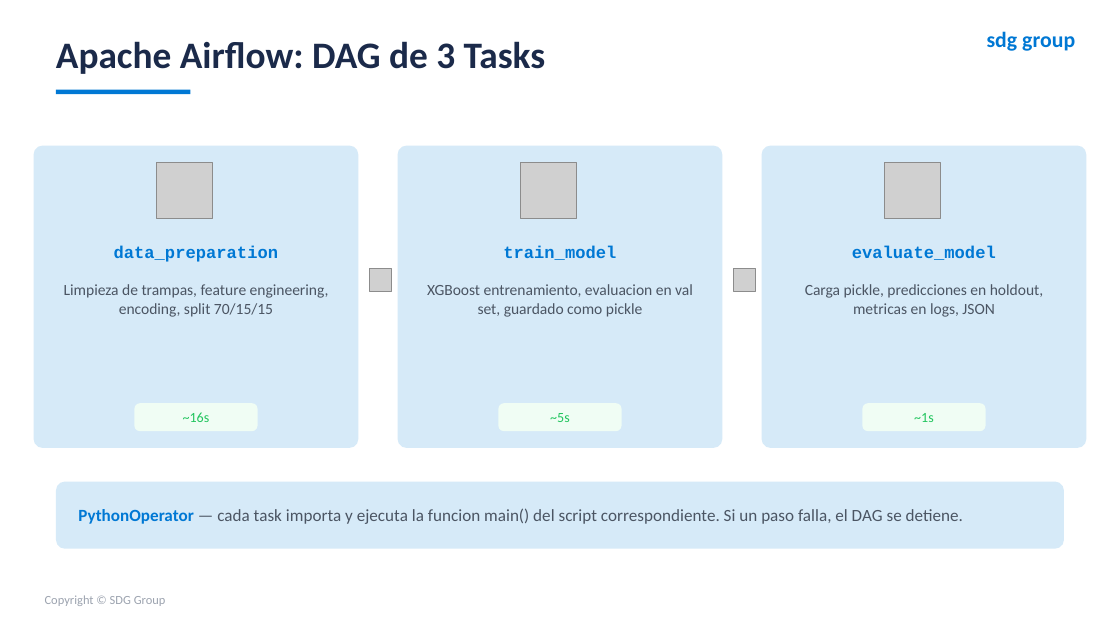
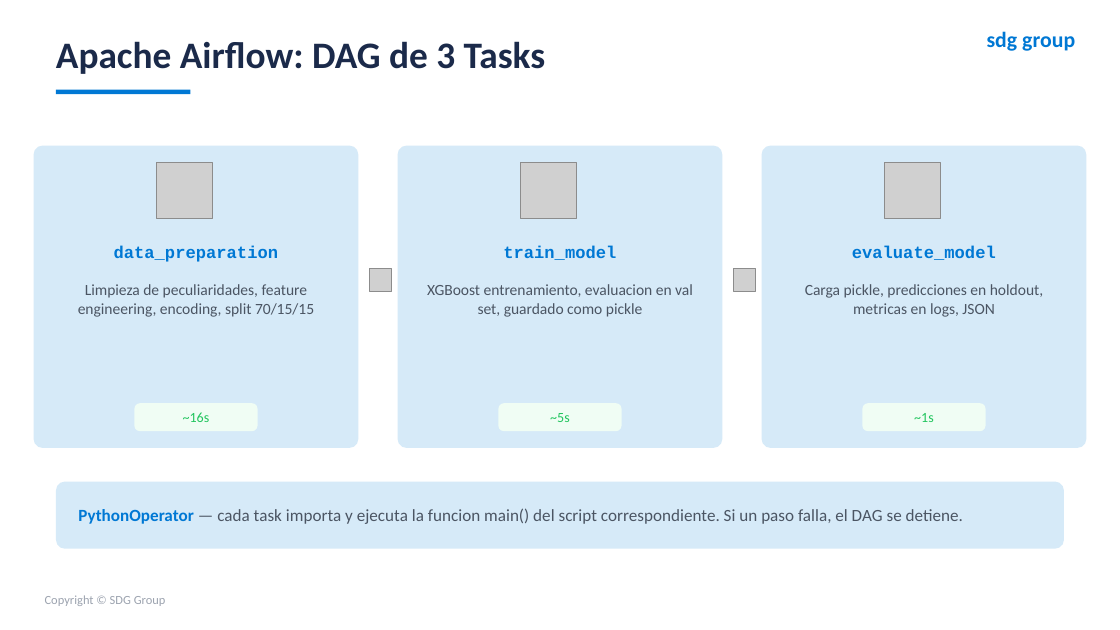
Before and after one commit to TomasUrban0/AI_Test_SDG, a slide deck: slide 21 of Presentacion_Churn_SDG.pptx. Drawn at 1120x630 pixels with LibreOffice and Linux fonts; fonts in the diff are those of the drawing; grey boxes stand for pictures. Boxes give left, top, right and bottom in pixels: in the first picture for what was removed or moved away, otherwise in the second. Text is boxed around its words. In the diff, an @@ line names an element or a change of style, - is before the commit and + after.

```diff
--- a/Presentacion_Churn_SDG.pptx
+++ b/Presentacion_Churn_SDG.pptx
@@ text at (x1=78, y1=284, x2=314, y2=317): text changed @@
-Limpieza de trampas, feature engineering, encoding, split 70/15/15
+Limpieza de peculiaridades, feature engineering, encoding, split 70/15/15
```
Also in this commit, not shown: 10 other slides changed, 9 other files.
